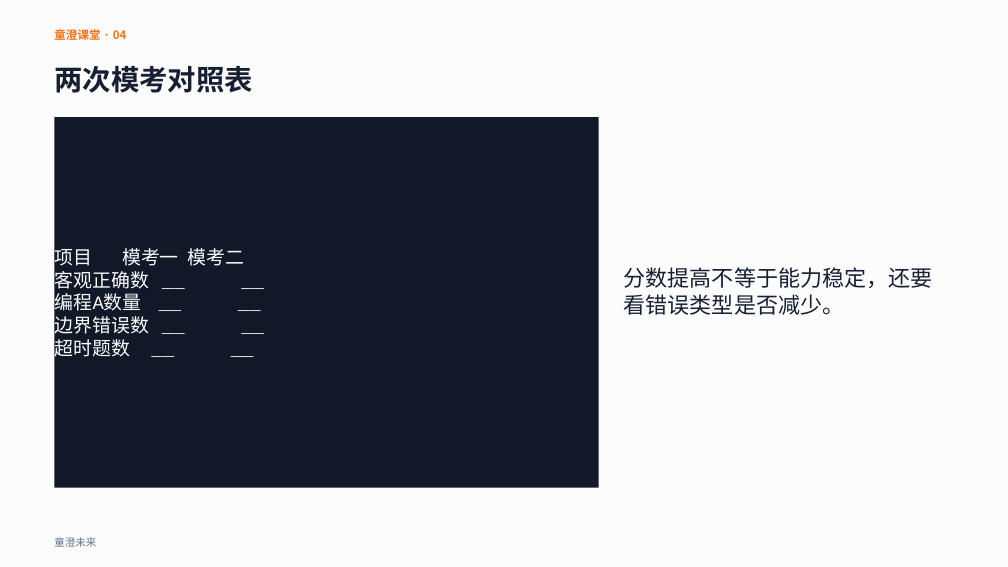
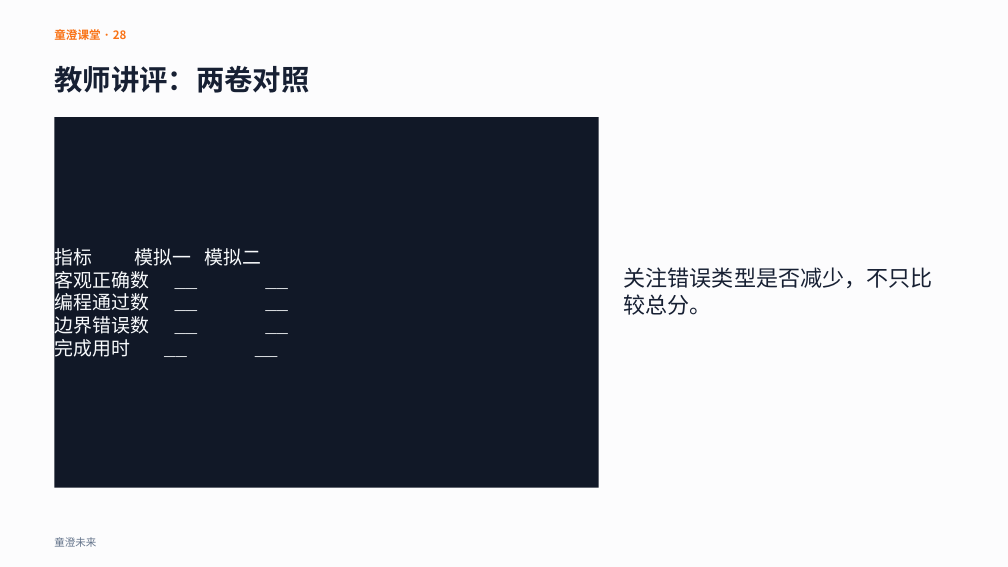
Before and after one commit to aotian/PilotDeck, a slide deck: slide 28 of workspaces/cie-cpp-level3/lesson-12/courseware.pptx (slide 4 before the commit). Drawn at 1008x567 pixels with LibreOffice and Linux fonts; fonts in the diff are those of the drawing. Boxes give left, top, right and bottom in pixels: in the first picture for what was removed or moved away, otherwise in the second. Text is boxed around its words. In the diff, an @@ line names an element or a change of style, - is before the commit and + after.

```diff
--- a/workspaces/cie-cpp-level3/lesson-12/courseware.pptx
+++ b/workspaces/cie-cpp-level3/lesson-12/courseware.pptx
@@ text at <box>54,27,127,43</box>: text changed @@
-童澄课堂 · 04
+童澄课堂 · 28
@@ text at <box>54,65,309,93</box>: text changed @@
-两次模考对照表
+教师讲评：两卷对照
@@ text in rectangle at <box>55,248,261,266</box>: text changed @@
-项目 模考一 模考二
+指标 模拟一 模拟二
@@ text at <box>624,267,933,315</box>: text changed @@
-分数提高不等于能力稳定，还要看错误类型是否减少。
+关注错误类型是否减少，不只比较总分。
@@ text in rectangle at <box>55,293,149,311</box>: text changed @@
-编程A数量 __ __
+编程通过数 __ __
@@ text in rectangle at <box>55,339,131,357</box>: text changed @@
-超时题数 __ __
+完成用时 __ __
```
Also in this commit, not shown: 11 other slides changed, 18 slides added, 13 slides removed, 26 other files.
